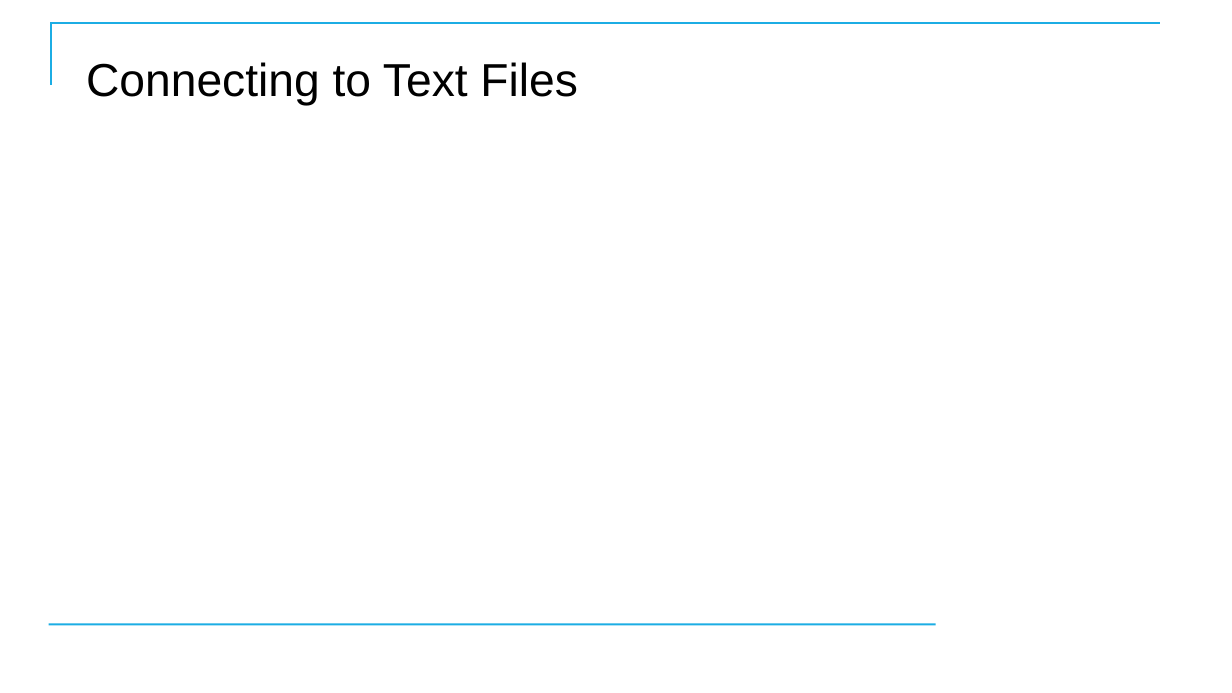
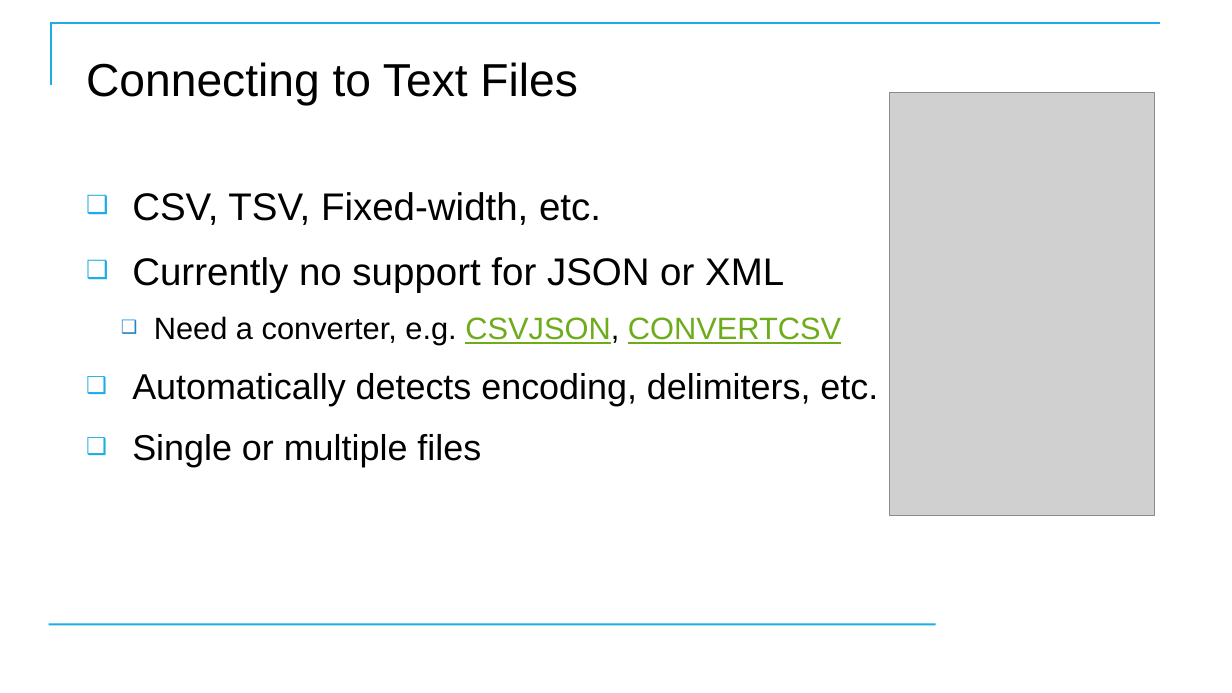
Before and after one commit to CostelloTechnicalConsulting/XTBP10---Tableau-Prep-Introduction, a slide deck: slide 39 of ppt/TableauPrepBuilderIntroV1_1.pptx. Drawn at 1232x693 pixels with LibreOffice and Linux fonts; fonts in the diff are those of the drawing; grey boxes stand for pictures; background and template pictures are left out. Boxes give left, top, right and bottom in pixels: in the first picture for what was removed or moved away, otherwise in the second. Text is boxed around its words. In the diff, an @@ line names an element or a change of style, - is before the commit and + after.

```diff
--- a/ppt/TableauPrepBuilderIntroV1_1.pptx
+++ b/ppt/TableauPrepBuilderIntroV1_1.pptx
@@ picture added at box(890, 92, 1155, 516) @@
@@ text added at box(132, 192, 878, 467), 28 pt, text #000000 @@
+❑ CSV, TSV, Fixed-width, etc.
+❑ Currently no support for JSON or XML
+  ❑ Need a converter, e.g. CSVJSON, CONVERTCSV
+❑ Automatically detects encoding, delimiters, etc.
+❑ Single or multiple files
```
Also in this commit, not shown: 25 other slides changed, 1 slide added, 1 slide removed, 18 other files.
